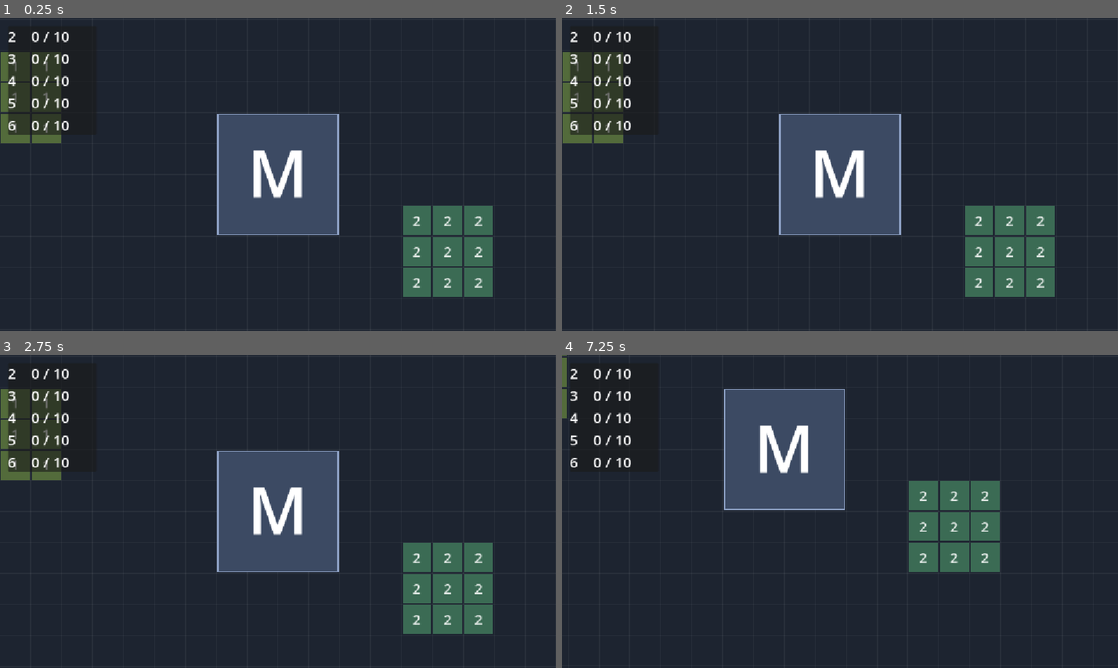
Above: before the commit, frames 1-4 (two rows, left to right).
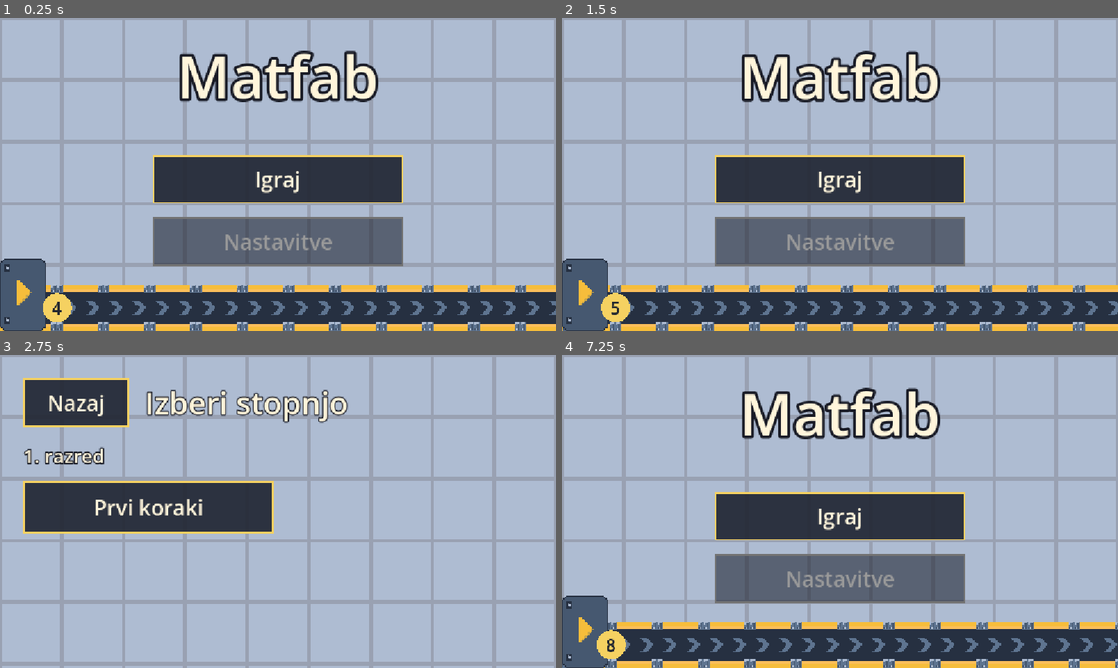
Above: after the commit, the same moments.

Repository: Maksim3l/MatFab
Game: Godot game, scene res://ui/main_menu.tscn
Two runs of this game, one before a commit and one after it. Both use one fixed random seed, a clock stepped at 60 frames per second and the inputs below. Before the commit the project starts from res://debug/debug_play.tscn.
Inputs (mouse positions are in pixels of both pictures, inside the frame that each line leads up to):
- Up to frame 1 (0.25 s): no input
- Up to frame 2 (1.5 s): click (840, 177) at 0.5 s, where only the run after the commit has a clickable "Igraj"; click (639, 64) at 1.25 s, where only the run after the commit has a clickable "Nazaj"
- Up to frame 3 (2.75 s): click (278, 514) at 2 s, where only the run after the commit has a clickable "Igraj"
- Up to frame 4 (7.25 s): click (712, 508) at 2.75 s, where only the run after the commit has a clickable "Prvi koraki"; tap Enter at 3.5, 5, 6.5 s; move the mouse to (962, 495) at 3.52 s; hold Shift 3.53-4.25 s; click (962, 495) at 3.67 s; tap Space at 4.25, 5.75 s; drag from (728, 527) to (812, 574) at 4.27 s; move the mouse to (895, 442) at 5.02 s; tap Ctrl at 5.1 s; click (895, 442) at 5.17 s; drag from (812, 574) to (673, 464) at 5.77 s; move the mouse to (1006, 558) at 6.52 s; tap Alt at 6.6 s; click (1006, 558) at 6.67 s; tap Escape (ui_cancel) at 7.15 s

The runs differ from the first frame. In frame 1, 88% of the frame differs, in the area x 0-100%, y 0-100%; in frame 2, 88%; in frame 3, 94%; in frame 4, 87%.

Commit message:
UI: Add main menu
Main menu with Igraj and Nastavitve (Nadaljuj stays hidden until saving),
a conveyor with numbers along the bottom, and level select with one
section per grade. Adds a minimal Game autoload for switching screens
and opening a level; T26 builds on it.

Co-Authored-By: Claude Opus 5.5 <noreply@anthropic.com>

Diff:
--- /dev/null
+++ b/game/game.gd
@@ -0,0 +1,66 @@
+extends Node
+
+const SCREENS: Dictionary[StringName, String] = {
+	&"main_menu": "res://ui/main_menu.tscn",
+	&"level_select": "res://ui/level_select.tscn",
+	&"play": "res://game/play.tscn",
+}
+
+var level: LevelDef
+var sim: Simulation
+var clock := SimClock.new()
+var paused := false
+# Filled from progress.sav by the save store; level select marks these levels.
+var completed_levels: Array[StringName] = []
+
+
+func _physics_process(delta: float) -> void:
+	if sim == null or paused:
+		return
+	for step in clock.advance(delta):
+		sim.step()
+
+
+func _notification(what: int) -> void:
+	if what == NOTIFICATION_WM_GO_BACK_REQUEST:
+		go_back()
+
+
+func _unhandled_input(event: InputEvent) -> void:
+	if event.is_action_pressed(&"ui_cancel"):
+		get_viewport().set_input_as_handled()
+		go_back()
+
+
+func open(id: StringName) -> void:
+	if id != &"play":
+		close_level()
+	get_tree().change_scene_to_file(SCREENS[id])
+
+
+func open_level(level_def: LevelDef) -> void:
+	level = level_def
+	sim = Simulation.from_level(level, Registry.buildings)
+	clock = SimClock.new()
+	paused = false
+	open(&"play")
+
+
+func close_level() -> void:
+	level = null
+	sim = null
+
+
+# Until the pause overlay exists, back on the play screen returns to the main menu.
+func go_back() -> void:
+	match current_screen():
+		&"main_menu":
+			get_tree().quit()
+		&"level_select", &"play":
+			open(&"main_menu")
+
+
+func current_screen() -> StringName:
+	var scene := get_tree().current_scene
+	var id: Variant = SCREENS.find_key(scene.scene_file_path) if scene else null
+	return id if id != null else &""
--- /dev/null
+++ b/game/play.gd
@@ -0,0 +1,9 @@
+extends Node
+
+@onready var world_view: WorldView = $WorldView
+@onready var hud: Hud = $UiLayer/Hud
+
+
+func _ready() -> void:
+	world_view.show_sim(Game.sim, Game.clock)
+	hud.show_goals(Game.sim.tracker)
--- /dev/null
+++ b/game/play.tscn
@@ -0,0 +1,14 @@
+[gd_scene format=3]
+
+[ext_resource type="Script" path="res://game/play.gd" id="1_play"]
+[ext_resource type="PackedScene" path="res://view/world_view.tscn" id="2_world"]
+[ext_resource type="PackedScene" path="res://ui/hud.tscn" id="3_hud"]
+
+[node name="Play" type="Node"]
+script = ExtResource("1_play")
+
+[node name="WorldView" parent="." instance=ExtResource("2_world")]
+
+[node name="UiLayer" type="CanvasLayer" parent="."]
+
+[node name="Hud" parent="UiLayer" instance=ExtResource("3_hud")]
--- a/project.godot
+++ b/project.godot
@@ -11,7 +11,7 @@
 [application]
 
 config/name="Matfab"
-run/main_scene="res://debug/debug_play.tscn"
+run/main_scene="res://ui/main_menu.tscn"
 config/features=PackedStringArray("4.7", "GL Compatibility")
 config/quit_on_go_back=false
 config/icon="res://icon.svg"
@@ -19,6 +19,7 @@
 [autoload]
 
 Registry="*res://game/registry.gd"
+Game="*res://game/game.gd"
 
 [display]
 
--- /dev/null
+++ b/tests/game/test_game_screens.gd
@@ -0,0 +1,6 @@
+extends GutTest
+
+
+func test_every_screen_points_at_an_existing_scene() -> void:
+	for id in Game.SCREENS:
+		assert_true(ResourceLoader.exists(Game.SCREENS[id]), "%s: %s" % [id, Game.SCREENS[id]])
--- /dev/null
+++ b/tests/ui/test_level_groups.gd
@@ -0,0 +1,38 @@
+extends GutTest
+
+
+func _level(id: StringName, grade: int) -> LevelDef:
+	var level := LevelDef.new()
+	level.id = id
+	level.grade = grade
+	return level
+
+
+func _ids(levels: Array) -> Array[StringName]:
+	var ids: Array[StringName] = []
+	for level: LevelDef in levels:
+		ids.append(level.id)
+	return ids
+
+
+func test_grades_come_out_ascending() -> void:
+	var levels: Array[LevelDef] = [_level(&"r2_01", 2), _level(&"r1_01", 1), _level(&"r3_01", 3)]
+	assert_eq(LevelGroups.by_grade(levels).keys(), [1, 2, 3])
+
+
+func test_each_grade_keeps_file_name_order() -> void:
+	var levels: Array[LevelDef] = [
+		_level(&"r1_01", 1), _level(&"r2_01", 2), _level(&"r1_02", 1), _level(&"r1_03", 1),
+	]
+	var groups := LevelGroups.by_grade(levels)
+	assert_eq(_ids(groups[1]), [&"r1_01", &"r1_02", &"r1_03"] as Array[StringName])
+	assert_eq(_ids(groups[2]), [&"r2_01"] as Array[StringName])
+
+
+func test_no_levels_give_no_groups() -> void:
+	var levels: Array[LevelDef] = []
+	assert_true(LevelGroups.by_grade(levels).is_empty())
+
+
+func test_grade_title() -> void:
+	assert_eq(LevelGroups.grade_title(1), "1. razred")
--- /dev/null
+++ b/ui/level_groups.gd
@@ -0,0 +1,16 @@
+class_name LevelGroups extends RefCounted
+
+
+# Levels under each grade, grades ascending; each grade keeps the order it was given (file-name order).
+static func by_grade(levels: Array[LevelDef]) -> Dictionary[int, Array]:
+	var groups: Dictionary[int, Array] = {}
+	for level in levels:
+		if not groups.has(level.grade):
+			groups[level.grade] = []
+		groups[level.grade].append(level)
+	groups.sort()
+	return groups
+
+
+static func grade_title(grade: int) -> String:
+	return "%d. razred" % grade
--- /dev/null
+++ b/ui/level_select.gd
@@ -0,0 +1,33 @@
+extends Control
+
+const DONE_COLOR := Color("8fe388")
+const LEVEL_BUTTON_SIZE := Vector2(520, 110)
+
+@onready var back_button: Button = %BackButton
+@onready var sections: VBoxContainer = %Sections
+
+
+func _ready() -> void:
+	back_button.pressed.connect(Game.open.bind(&"main_menu"))
+	var groups := LevelGroups.by_grade(Registry.levels_sorted)
+	for grade in groups:
+		var heading := Label.new()
+		heading.text = LevelGroups.grade_title(grade)
+		sections.add_child(heading)
+		var buttons := HFlowContainer.new()
+		buttons.add_theme_constant_override("h_separation", 20)
+		buttons.add_theme_constant_override("v_separation", 20)
+		sections.add_child(buttons)
+		for level: LevelDef in groups[grade]:
+			buttons.add_child(_level_button(level))
+
+
+func _level_button(level: LevelDef) -> Button:
+	var button := Button.new()
+	button.text = level.title
+	button.custom_minimum_size = LEVEL_BUTTON_SIZE
+	if Game.completed_levels.has(level.id):
+		button.add_theme_color_override("font_color", DONE_COLOR)
+		button.add_theme_color_override("font_hover_color", DONE_COLOR)
+	button.pressed.connect(Game.open_level.bind(level))
+	return button
--- /dev/null
+++ b/ui/level_select.tscn
@@ -0,0 +1,69 @@
+[gd_scene format=3]
+
+[ext_resource type="Script" path="res://ui/level_select.gd" id="1_select"]
+[ext_resource type="Theme" path="res://ui/menu_theme.tres" id="2_theme"]
+[ext_resource type="Texture2D" path="res://assets/real/background.png" id="3_bg"]
+
+[node name="LevelSelect" type="Control"]
+layout_mode = 3
+anchors_preset = 15
+anchor_right = 1.0
+anchor_bottom = 1.0
+grow_horizontal = 2
+grow_vertical = 2
+theme = ExtResource("2_theme")
+script = ExtResource("1_select")
+
+[node name="Background" type="TextureRect" parent="."]
+texture_filter = 1
+layout_mode = 1
+anchors_preset = 15
+anchor_right = 1.0
+anchor_bottom = 1.0
+grow_horizontal = 2
+grow_vertical = 2
+scale = Vector2(4, 4)
+texture = ExtResource("3_bg")
+stretch_mode = 1
+
+[node name="Margin" type="MarginContainer" parent="."]
+layout_mode = 1
+anchors_preset = 15
+anchor_right = 1.0
+anchor_bottom = 1.0
+grow_horizontal = 2
+grow_vertical = 2
+theme_override_constants/margin_left = 48
+theme_override_constants/margin_top = 48
+theme_override_constants/margin_right = 48
+theme_override_constants/margin_bottom = 48
+
+[node name="Column" type="VBoxContainer" parent="Margin"]
+layout_mode = 2
+theme_override_constants/separation = 32
+
+[node name="Header" type="HBoxContainer" parent="Margin/Column"]
+layout_mode = 2
+theme_override_constants/separation = 32
+
+[node name="BackButton" type="Button" parent="Margin/Column/Header"]
+unique_name_in_owner = true
+custom_minimum_size = Vector2(220, 100)
+layout_mode = 2
+text = "Nazaj"
+
+[node name="Title" type="Label" parent="Margin/Column/Header"]
+layout_mode = 2
+theme_override_font_sizes/font_size = 64
+text = "Izberi stopnjo"
+
+[node name="Scroll" type="ScrollContainer" parent="Margin/Column"]
+layout_mode = 2
+size_flags_vertical = 3
+horizontal_scroll_mode = 0
+
+[node name="Sections" type="VBoxContainer" parent="Margin/Column/Scroll"]
+unique_name_in_owner = true
+layout_mode = 2
+size_flags_horizontal = 3
+theme_override_constants/separation = 24
--- /dev/null
+++ b/ui/main_menu.gd
@@ -0,0 +1,22 @@
+extends Control
+
+@onready var continue_button: Button = %ContinueButton
+@onready var play_button: Button = %PlayButton
+@onready var settings_button: Button = %SettingsButton
+@onready var title: Label = %Title
+
+
+func _ready() -> void:
+	_breathe(title)
+	# The saving epic shows Nadaljuj once a last played level exists.
+	continue_button.hide()
+	settings_button.disabled = not Game.SCREENS.has(&"settings")
+	play_button.pressed.connect(Game.open.bind(&"level_select"))
+	settings_button.pressed.connect(Game.open.bind(&"settings"))
+
+
+func _breathe(label: Label) -> void:
+	label.resized.connect(func() -> void: label.pivot_offset = label.size / 2.0)
+	var tween := create_tween().set_loops().set_trans(Tween.TRANS_SINE)
+	tween.tween_property(label, "scale", Vector2(1.06, 1.06), 1.2)
+	tween.tween_property(label, "scale", Vector2.ONE, 1.2)
--- /dev/null
+++ b/ui/main_menu.tscn
@@ -0,0 +1,83 @@
+[gd_scene format=3]
+
+[ext_resource type="Script" path="res://ui/main_menu.gd" id="1_menu"]
+[ext_resource type="Theme" path="res://ui/menu_theme.tres" id="2_theme"]
+[ext_resource type="Texture2D" path="res://assets/real/background.png" id="3_bg"]
+[ext_resource type="Script" path="res://ui/menu_belt.gd" id="4_belt"]
+
+[node name="MainMenu" type="Control"]
+layout_mode = 3
+anchors_preset = 15
+anchor_right = 1.0
+anchor_bottom = 1.0
+grow_horizontal = 2
+grow_vertical = 2
+theme = ExtResource("2_theme")
+script = ExtResource("1_menu")
+
+[node name="Background" type="TextureRect" parent="."]
+texture_filter = 1
+layout_mode = 1
+anchors_preset = 15
+anchor_right = 1.0
+anchor_bottom = 1.0
+grow_horizontal = 2
+grow_vertical = 2
+scale = Vector2(4, 4)
+texture = ExtResource("3_bg")
+stretch_mode = 1
+
+[node name="Belt" type="Control" parent="."]
+texture_filter = 1
+layout_mode = 1
+anchors_preset = 12
+anchor_top = 1.0
+anchor_right = 1.0
+anchor_bottom = 1.0
+offset_top = -200.0
+grow_horizontal = 2
+grow_vertical = 0
+script = ExtResource("4_belt")
+
+[node name="Center" type="CenterContainer" parent="."]
+layout_mode = 1
+anchors_preset = 15
+anchor_right = 1.0
+anchor_bottom = 1.0
+offset_bottom = -96.0
+grow_horizontal = 2
+grow_vertical = 2
+
+[node name="Column" type="VBoxContainer" parent="Center"]
+layout_mode = 2
+theme_override_constants/separation = 28
+
+[node name="Title" type="Label" parent="Center/Column"]
+unique_name_in_owner = true
+layout_mode = 2
+theme_override_constants/outline_size = 24
+theme_override_font_sizes/font_size = 120
+text = "Matfab"
+horizontal_alignment = 1
+
+[node name="Spacer" type="Control" parent="Center/Column"]
+custom_minimum_size = Vector2(0, 24)
+layout_mode = 2
+
+[node name="ContinueButton" type="Button" parent="Center/Column"]
+unique_name_in_owner = true
+custom_minimum_size = Vector2(520, 100)
+layout_mode = 2
+text = "Nadaljuj"
+
+[node name="PlayButton" type="Button" parent="Center/Column"]
+unique_name_in_owner = true
+custom_minimum_size = Vector2(520, 100)
+layout_mode = 2
+text = "Igraj"
+
+[node name="SettingsButton" type="Button" parent="Center/Column"]
+unique_name_in_owner = true
+custom_minimum_size = Vector2(520, 100)
+layout_mode = 2
+text = "Nastavitve"
--- /dev/null
+++ b/ui/menu_belt.gd
@@ -0,0 +1,71 @@
+class_name MenuBelt extends Control
+
+const BELT := preload("res://assets/real/belt_levo_desno.png")
+const MINER := preload("res://assets/real/rudar.png")
+const PIXEL_SCALE := 3.0
+const SPEED := 90.0
+const SPAWN_SECONDS := 1.4
+const NUMBER_RADIUS := 30.0
+const NUMBER_FONT_SIZE := 36
+const NUMBER_COLOR := Color("f5d161")
+const DIGIT_COLOR := Color("21262f")
+const HOP_SECONDS := 0.45
+const HOP_HEIGHT := 70.0
+
+var _scroll := 0.0
+var _spawn_timer := 0.0
+# Each number on the belt: {x, value, hop}; hop counts down from HOP_SECONDS after a tap.
+var _numbers: Array[Dictionary] = []
+
+
+func _process(delta: float) -> void:
+	var tile := _tile_size()
+	_scroll = fmod(_scroll + SPEED * delta, tile)
+	_spawn_timer -= delta
+	if _spawn_timer <= 0.0:
+		_spawn_timer = SPAWN_SECONDS
+		_numbers.append({x = MINER.get_width() * PIXEL_SCALE, value = randi_range(1, 9), hop = 0.0})
+	for number in _numbers:
+		number.x += SPEED * delta
+		number.hop = maxf(number.hop - delta, 0.0)
+	_numbers = _numbers.filter(func(number: Dictionary) -> bool: return number.x < size.x + NUMBER_RADIUS)
+	queue_redraw()
+
+
+func _gui_input(event: InputEvent) -> void:
+	var touch := event as InputEventScreenTouch
+	if touch == null or not touch.pressed:
+		return
+	for number in _numbers:
+		if touch.position.distance_to(_number_center(number)) < NUMBER_RADIUS * 1.5:
+			number.value += 1
+			number.hop = HOP_SECONDS
+			accept_event()
+			return
+
+
+func _draw() -> void:
+	var tile := _tile_size()
+	var belt_top := size.y - tile
+	var x := _scroll - tile
+	while x < size.x:
+		draw_texture_rect(BELT, Rect2(x, belt_top, tile, tile), false)
+		x += tile
+	var miner_size := Vector2(MINER.get_size()) * PIXEL_SCALE
+	draw_texture_rect(MINER, Rect2(Vector2(0, size.y - miner_size.y), miner_size), false)
+	var font := get_theme_default_font()
+	for number in _numbers:
+		var center := _number_center(number)
+		draw_circle(center, NUMBER_RADIUS, NUMBER_COLOR)
+		var baseline := center.y + (font.get_ascent(NUMBER_FONT_SIZE) - font.get_descent(NUMBER_FONT_SIZE)) / 2.0
+		draw_string(font, Vector2(center.x - NUMBER_RADIUS, baseline), str(number.value),
+				HORIZONTAL_ALIGNMENT_CENTER, NUMBER_RADIUS * 2.0, NUMBER_FONT_SIZE, DIGIT_COLOR)
+
+
+func _number_center(number: Dictionary) -> Vector2:
+	var hop_offset := HOP_HEIGHT * sin(PI * number.hop / HOP_SECONDS)
+	return Vector2(number.x, size.y - _tile_size() / 2.0 - hop_offset)
+
+
+func _tile_size() -> float:
+	return BELT.get_width() * PIXEL_SCALE
--- /dev/null
+++ b/ui/menu_theme.tres
@@ -0,0 +1,68 @@
+[gd_resource type="Theme" format=3]
+
+[sub_resource type="StyleBoxFlat" id="StyleBoxFlat_normal"]
+content_margin_left = 32.0
+content_margin_top = 20.0
+content_margin_right = 32.0
+content_margin_bottom = 20.0
+bg_color = Color(0.13, 0.15, 0.2, 0.92)
+border_width_left = 4
+border_width_top = 4
+border_width_right = 4
+border_width_bottom = 4
+border_color = Color(0.96, 0.82, 0.38, 1)
+
+[sub_resource type="StyleBoxFlat" id="StyleBoxFlat_hover"]
+content_margin_left = 32.0
+content_margin_top = 20.0
+content_margin_right = 32.0
+content_margin_bottom = 20.0
+bg_color = Color(0.2, 0.23, 0.3, 0.95)
+border_width_left = 4
+border_width_top = 4
+border_width_right = 4
+border_width_bottom = 4
+border_color = Color(1, 0.9, 0.55, 1)
+
+[sub_resource type="StyleBoxFlat" id="StyleBoxFlat_pressed"]
+content_margin_left = 32.0
+content_margin_top = 24.0
+content_margin_right = 32.0
+content_margin_bottom = 16.0
+bg_color = Color(0.09, 0.1, 0.14, 0.95)
+border_width_left = 4
+border_width_top = 4
+border_width_right = 4
+border_width_bottom = 4
+border_color = Color(0.8, 0.66, 0.28, 1)
+
+[sub_resource type="StyleBoxFlat" id="StyleBoxFlat_disabled"]
+content_margin_left = 32.0
+content_margin_top = 20.0
+content_margin_right = 32.0
+content_margin_bottom = 20.0
+bg_color = Color(0.13, 0.15, 0.2, 0.6)
+border_width_left = 4
+border_width_top = 4
+border_width_right = 4
+border_width_bottom = 4
+border_color = Color(0.45, 0.45, 0.45, 1)
+
+[sub_resource type="StyleBoxEmpty" id="StyleBoxEmpty_focus"]
+
+[resource]
+default_font_size = 40
+Button/colors/font_color = Color(1, 0.96, 0.86, 1)
+Button/colors/font_disabled_color = Color(0.6, 0.6, 0.6, 1)
+Button/colors/font_hover_color = Color(1, 1, 1, 1)
+Button/colors/font_pressed_color = Color(0.96, 0.82, 0.38, 1)
+Button/font_sizes/font_size = 44
+Button/styles/disabled = SubResource("StyleBoxFlat_disabled")
+Button/styles/focus = SubResource("StyleBoxEmpty_focus")
+Button/styles/hover = SubResource("StyleBoxFlat_hover")
+Button/styles/normal = SubResource("StyleBoxFlat_normal")
+Button/styles/pressed = SubResource("StyleBoxFlat_pressed")
+Label/colors/font_color = Color(1, 0.96, 0.86, 1)
+Label/colors/font_outline_color = Color(0.09, 0.1, 0.14, 1)
+Label/constants/outline_size = 10
+Label/font_sizes/font_size = 40
Not shown, added: game/game.gd.uid
Not shown, added: game/play.gd.uid
Not shown, added: tests/game/test_game_screens.gd.uid
Not shown, added: tests/ui/test_level_groups.gd.uid
Not shown, added: ui/level_groups.gd.uid
Not shown, added: ui/level_select.gd.uid
Not shown, added: ui/main_menu.gd.uid
Not shown, added: ui/menu_belt.gd.uid
